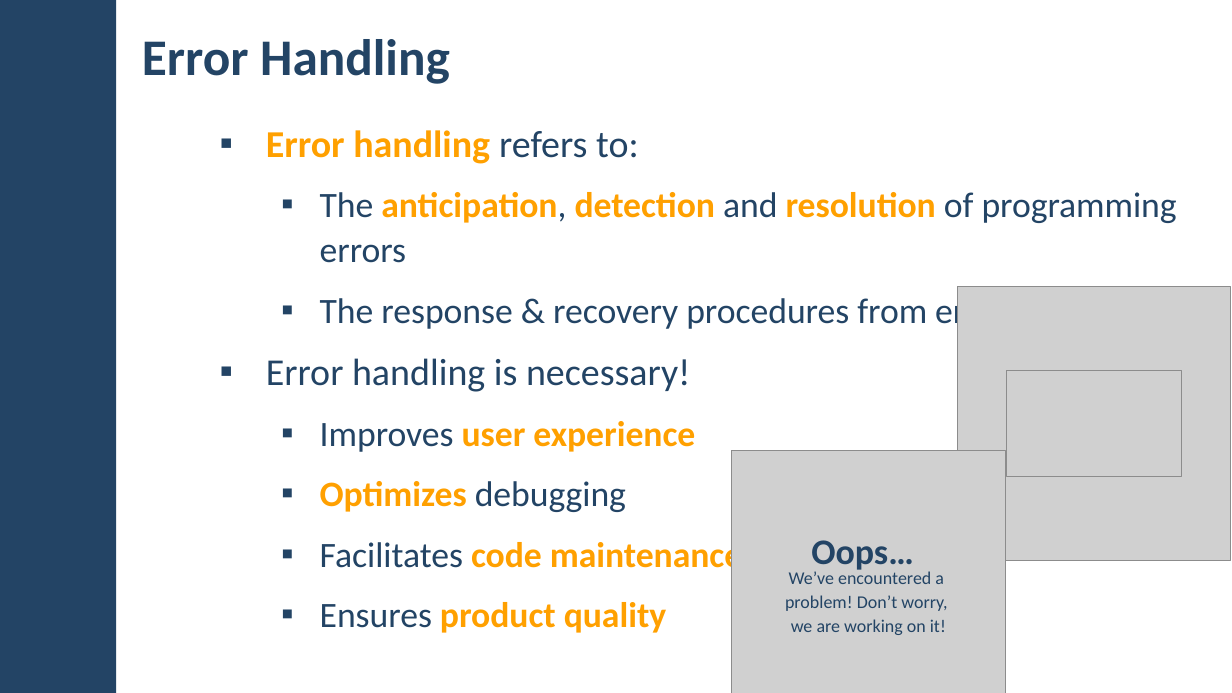
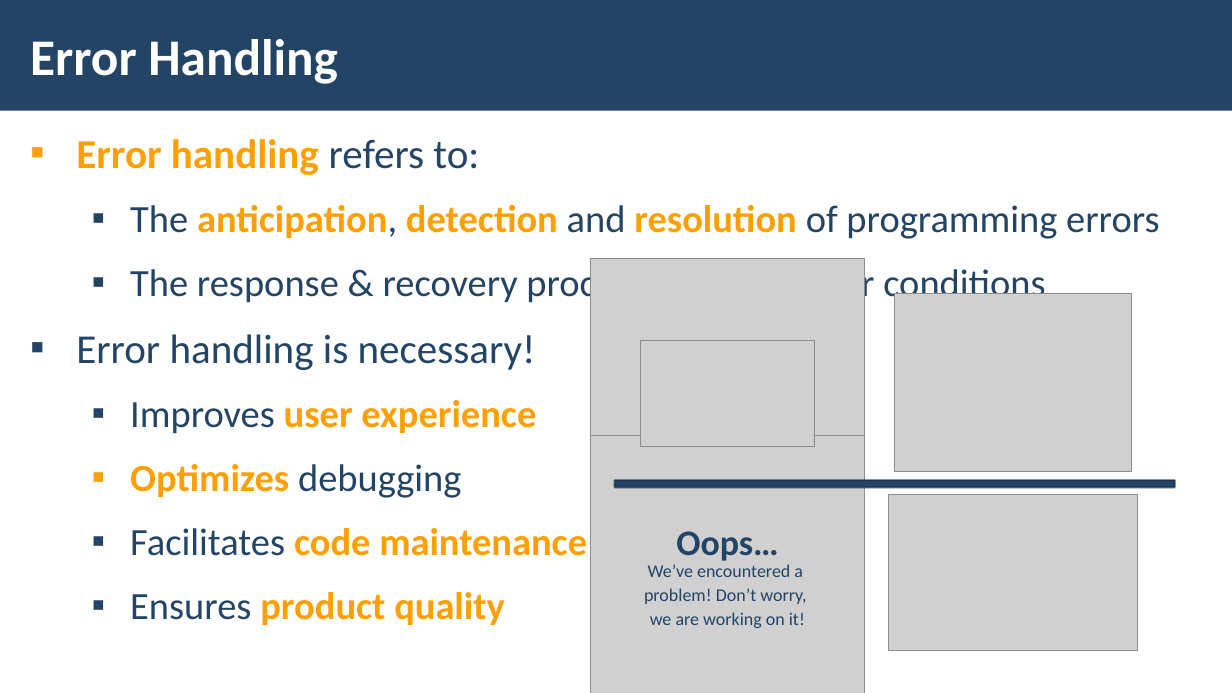
Before and after one commit to pnkosev/java-spring, a slide deck: slide 5 of ++presentations/05. Java-MVC-Frameworks-Error-Handling.pptx. Drawn at 1232x693 pixels with LibreOffice and Linux fonts; fonts in the diff are those of the drawing; grey boxes stand for pictures; background and template pictures are left out. Boxes give left, top, right and bottom in pixels: in the first picture for what was removed or moved away, otherwise in the second. Text is boxed around its words. In the diff, an @@ line names an element or a change of style, - is before the commit and + after.

Commit message:
Adding error handling

```diff
--- a/++presentations/05. Java-MVC-Frameworks-Error-Handling.pptx
+++ b/++presentations/05. Java-MVC-Frameworks-Error-Handling.pptx
@@ rectangle removed at [0, 0, 116, 693] @@
@@ rectangle added at [0, 0, 1232, 111], fill #234465 @@
@@ title "Error Handling": place and size @@
-title "Error Handling" at [142, 39, 450, 84]
+title "Error Handling" at [30, 39, 338, 84]
@@ title "Error Handling" at [30, 39, 338, 84]: text colour #234465 to #FFFFFF @@
@@ text "Error handling refers to:": place and size @@
-text "Error handling refers to:" at [266, 130, 1177, 633]
+text "Error handling refers to:" at [76, 139, 1159, 625]
@@ text "Error handling refers to:" at [76, 139, 1159, 625]: size 29.6 to 32 pt in "Error handling refers to:", "Error handling is necessary!"; size 27.8 to 30 pt in "The anticipation, detection and resolution of programming ...", "The response & recovery procedures from error ...", "Improves user experience", "Optimizes debugging" and 2 more places @@
@@ picture: place and size @@
-picture at [958, 287, 1231, 560]
+picture at [591, 259, 864, 532]
@@ picture added at [895, 293, 1131, 470] @@
@@ picture: place and size @@
-picture at [1006, 371, 1181, 477]
+picture at [640, 340, 815, 446]
@@ picture: place and size @@
-picture at [732, 451, 1006, 693]
+picture at [591, 435, 864, 693]
@@ math minus added at [514, 470, 1232, 499], fill #234465, outline #1A334C 1.5 pt @@
@@ text "Oops…": place and size @@
-text "Oops…" at [811, 540, 913, 573]
+text "Oops…" at [676, 531, 778, 561]
@@ picture added at [889, 494, 1139, 651] @@
@@ text "We’ve encountered a problem! Don’t ...": place and size @@
-text "We’ve encountered a problem! Don’t ..." at [785, 571, 947, 635]
+text "We’ve encountered a problem! Don’t ..." at [644, 564, 806, 628]
```
Also in this commit, not shown: 9 other slides changed, 2 other files.
